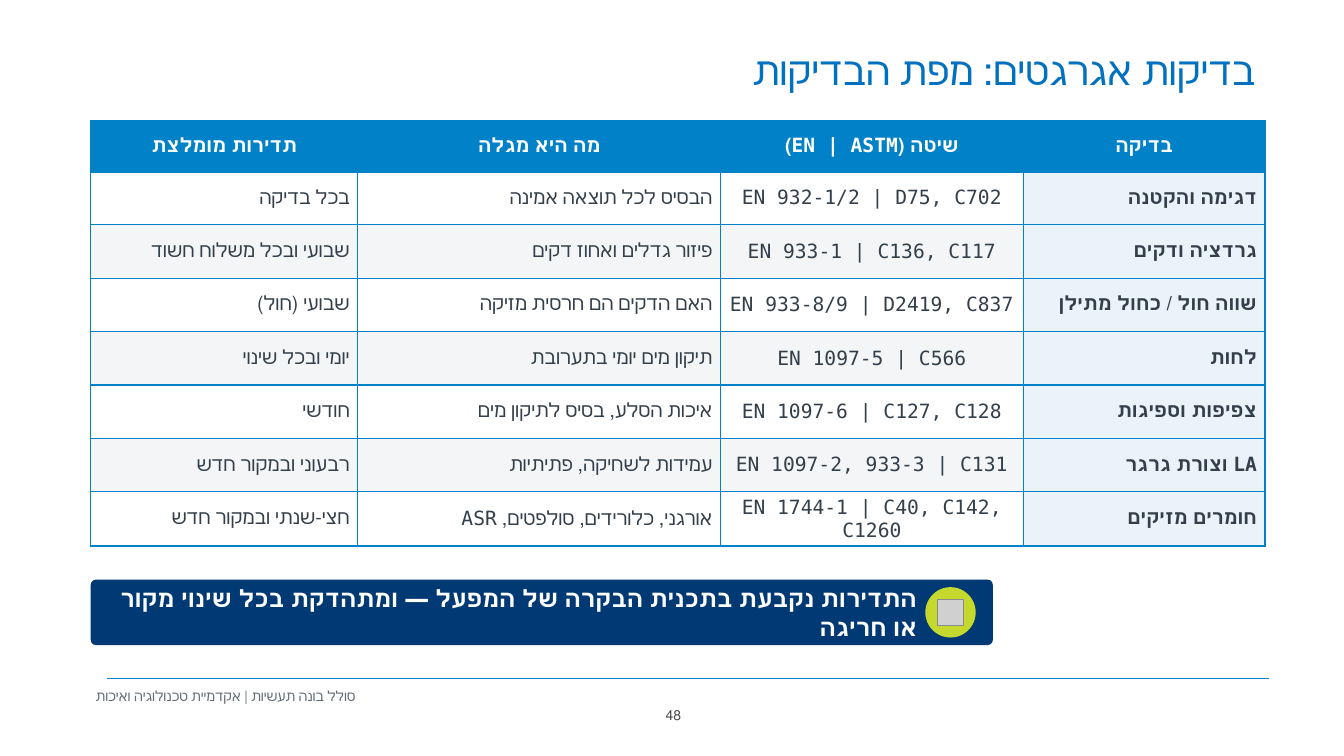
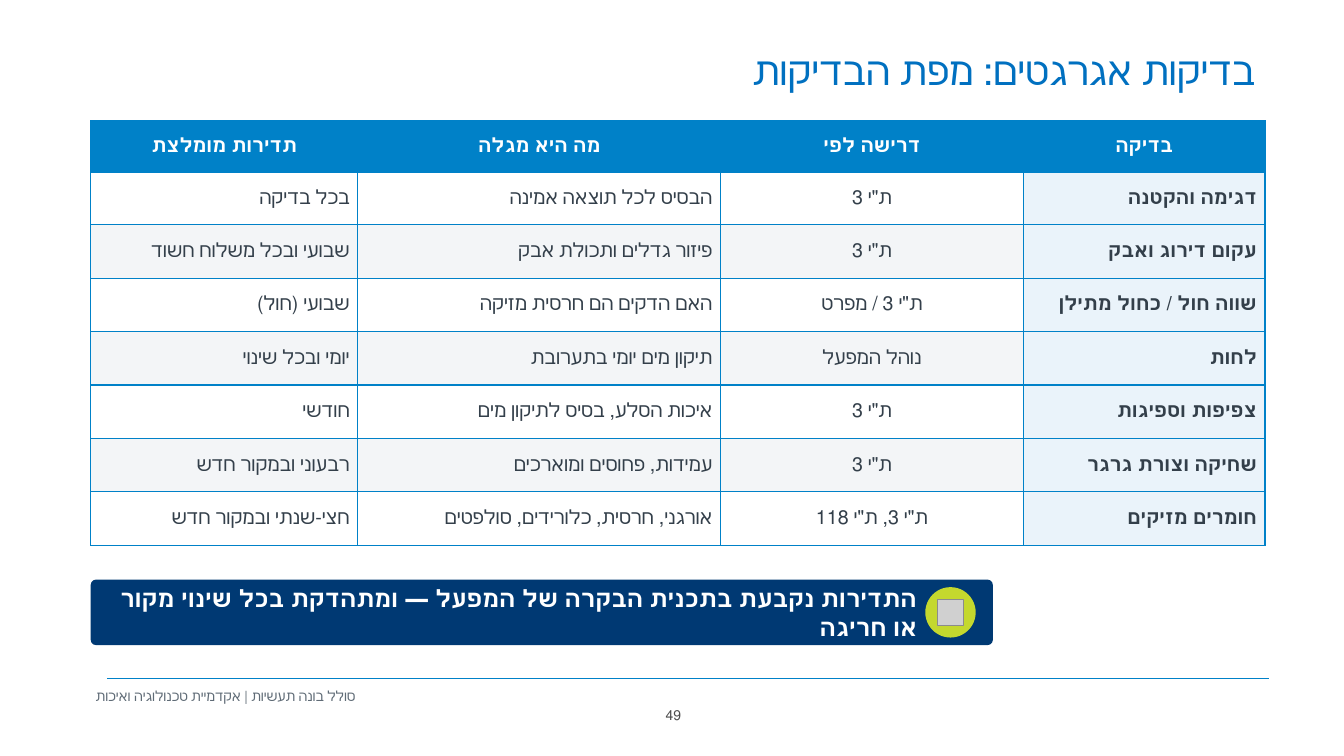
Before and after one commit to ethanberkovitch-design/Consulting, a slide deck: slide 49 of concrete-training/תורת-הבטון.pptx (slide 48 before the commit). Drawn at 1344x756 pixels with LibreOffice and Linux fonts; fonts in the diff are those of the drawing; grey boxes stand for pictures; background and template pictures are left out. Boxes give left, top, right and bottom in pixels: in the first picture for what was removed or moved away, otherwise in the second. Text is boxed around its words. In the diff, an @@ line names an element or a change of style, - is before the commit and + after.

```diff
--- a/concrete-training/תורת-הבטון.pptx
+++ b/concrete-training/תורת-הבטון.pptx
@@ table at [91, 121, 1265, 545] @@
-row 1, column 3: שיטה (EN | ASTM)
+row 1, column 3: דרישה לפי
@@ row 2, column 3: "EN 932-1/2 | D75, C702" to "ת"י 3" @@
-row 3: שבועי ובכל משלוח חשוד | פיזור גדלים ואחוז דקים | EN 933-1 | C136, C117 | גרדציה ודקים
+row 3: שבועי ובכל משלוח חשוד | פיזור גדלים ותכולת אבק | ת"י 3 | עקום דירוג ואבק
@@ row 4, column 3: "EN 933-8/9 | D2419, C837" to "ת"י 3 / מפרט" @@
-row 5, column 3: EN 1097-5 | C566
+row 5, column 3: נוהל המפעל
@@ row 6, column 3: "EN 1097-6 | C127, C128" to "ת"י 3" @@
-row 7: רבעוני ובמקור חדש | עמידות לשחיקה, פתיתיות | EN 1097-2, 933-3 | C131 | LA וצורת גרגר
+row 7: רבעוני ובמקור חדש | עמידות, פחוסים ומוארכים | ת"י 3 | שחיקה וצורת גרגר
-row 8, column 2: אורגני, כלורידים, סולפטים, ASR
+row 8, column 2: אורגני, חרסית, כלורידים, סולפטים
@@ row 8, column 3: "EN 1744-1 | C40, C142, C1260" to "ת"י 3, ת"י 118" @@
@@ page number at [666, 710, 682, 721]: text changed @@
-48
+49
```
Also in this commit, not shown: 29 other slides changed, 4 slides added, 4 slides removed, 3 other files.
